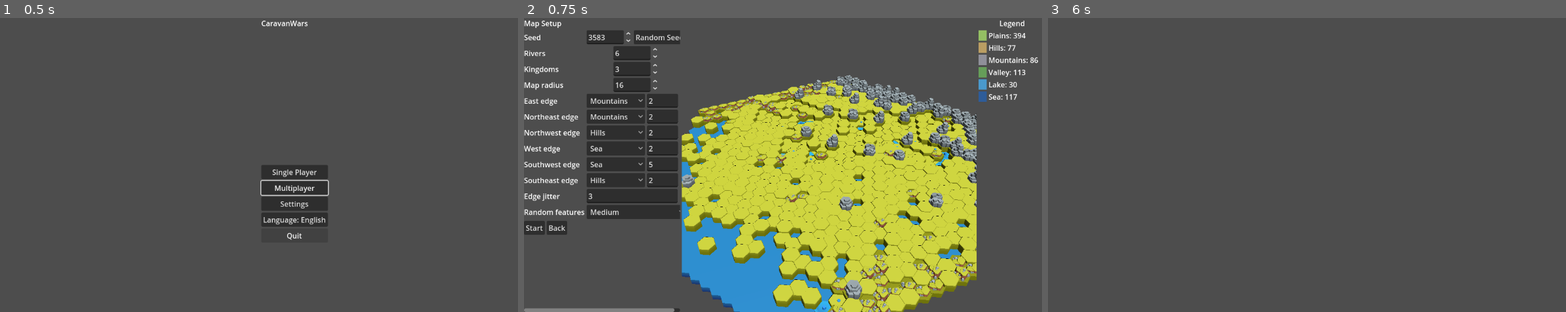
Above: before the commit, frames 1-3 (left to right).
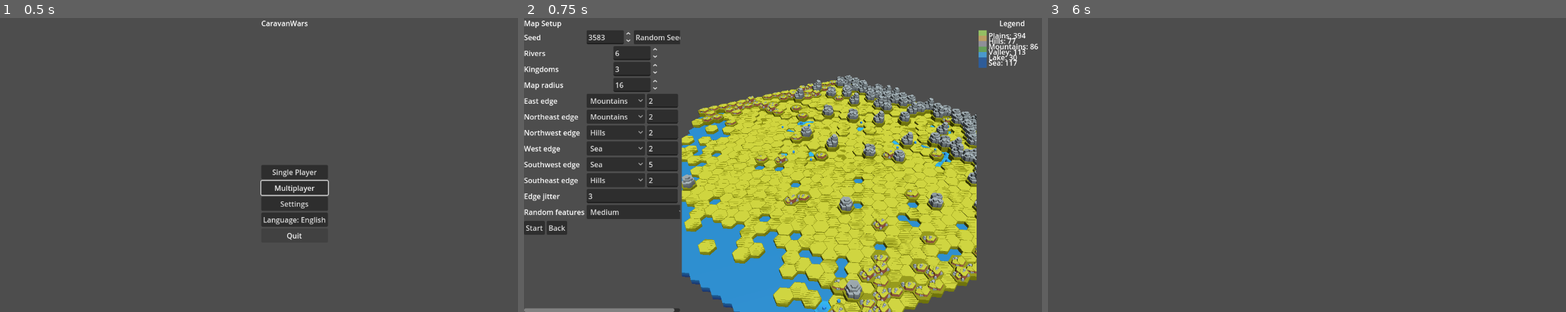
Above: after the commit, the same moments.

Repository: sepa79/CaravanWars
Game: Godot game, scene res://scenes/Main.tscn
The game is run twice, just before and just after one commit, with the same random seed, the same clock (stepped at 60 frames per second) and the same inputs.
Inputs (mouse positions are in pixels of both pictures, inside the frame that each line leads up to):
- Up to frame 1 (0.5 s): no input
- Up to frame 2 (0.75 s): click "Single Player" at 0.5 s
- Up to frame 3 (6 s): click (1534, 32) at 1.27 s; click (1534, 38) at 2.02 s; click (1534, 41) at 2.77 s; click (1534, 47) at 3.52 s; click (1534, 53) at 4.27 s; click (1534, 59) at 5.02 s; click "Start" at 5.75 s

Frame 1 is identical in both runs. In frame 2, 11% of the frame differs, in the area x 30-100%, y 6-100%; in frame 3, nothing differs.

Commit message:
fix: align land heights and legend toggles

Diff:
--- a/game/ui/MapSetupScreen.gd
+++ b/game/ui/MapSetupScreen.gd
@@ -709,14 +709,24 @@
             var entry_id := String(entry.get("id", ""))
             if entry_id.is_empty():
                 continue
+            var base_color: Color = entry.get("color", Color.WHITE)
+            var button := Button.new()
+            button.name = "%sToggle" % entry_id.capitalize()
+            button.toggle_mode = true
+            button.button_pressed = true
+            button.flat = true
+            button.focus_mode = Control.FOCUS_NONE
+            button.size_flags_horizontal = Control.SIZE_EXPAND_FILL
+            button.mouse_default_cursor_shape = Control.CURSOR_POINTING_HAND
             var row := HBoxContainer.new()
             row.name = "%sRow" % entry_id.capitalize()
             row.size_flags_horizontal = Control.SIZE_EXPAND_FILL
             row.alignment = BoxContainer.ALIGNMENT_BEGIN
+            button.add_child(row)
             var swatch := ColorRect.new()
             swatch.custom_minimum_size = LEGEND_SWATCH_SIZE
             swatch.size_flags_vertical = Control.SIZE_FILL
-            swatch.color = entry.get("color", Color.WHITE)
+            swatch.color = base_color
             swatch.mouse_filter = Control.MOUSE_FILTER_IGNORE
             var label := Label.new()
             label.name = "%sLabel" % entry_id.capitalize()
@@ -725,11 +735,15 @@
             label.mouse_filter = Control.MOUSE_FILTER_IGNORE
             row.add_child(swatch)
             row.add_child(label)
-            _legend_entries_container.add_child(row)
+            _legend_entries_container.add_child(button)
+            button.toggled.connect(_on_legend_entry_toggled.bind(entry_id))
             _legend_rows[entry_id] = {
                 "label": label,
                 "swatch": swatch,
+                "button": button,
+                "color": base_color,
             }
+            _on_legend_entry_toggled(entry_id, true)
     for entry in REGION_LEGEND_ENTRIES:
         var entry_id := String(entry.get("id", ""))
         if entry_id.is_empty():
@@ -764,6 +778,34 @@
             return true
     return false
 
+func _on_legend_entry_toggled(entry_id: String, enabled: bool) -> void:
+    if map_view != null:
+        map_view.set_region_visibility(entry_id, enabled)
+    _update_legend_entry_visual(entry_id)
+
+func _update_legend_entry_visual(entry_id: String) -> void:
+    var row_entry: Dictionary = _legend_rows.get(entry_id, {})
+    var button: Button = null
+    if row_entry.has("button") and row_entry["button"] is Button:
+        button = row_entry["button"] as Button
+    var swatch: ColorRect = null
+    if row_entry.has("swatch") and row_entry["swatch"] is ColorRect:
+        swatch = row_entry["swatch"] as ColorRect
+    var label: Label = null
+    if row_entry.has("label") and row_entry["label"] is Label:
+        label = row_entry["label"] as Label
+    var base_color: Color = row_entry.get("color", Color.WHITE)
+    var is_enabled := true
+    if button != null:
+        is_enabled = button.button_pressed
+    var alpha := 1.0 if is_enabled else 0.5
+    if swatch != null:
+        var color := base_color
+        color.a = alpha
+        swatch.color = color
+    if label != null:
+        label.modulate = Color(1.0, 1.0, 1.0, 1.0) if is_enabled else Color(1.0, 1.0, 1.0, 0.65)
+
 func _update_legend_texts() -> void:
     if legend_container == null:
         return
@@ -786,3 +828,4 @@
             "name": localized_name,
             "count": count_value,
         })
+        _update_legend_entry_visual(entry_id)
--- a/game/ui/MapView.gd
+++ b/game/ui/MapView.gd
@@ -125,6 +125,8 @@
 const LAND_ELEVATION_SCALE: float = 1.0
 const LAND_BASE_MIN_HEIGHT: float = 0.05
 const LAND_SURFACE_PIVOT_EPSILON: float = 0.0001
+const TERRAIN_TRANSPARENCY_VISIBLE: float = 0.0
+const TERRAIN_TRANSPARENCY_DIMMED: float = 0.5
 
 var map_data: Dictionary = {}
 
@@ -145,6 +147,7 @@
 var _is_panning: bool = false
 var _is_rotating: bool = false
 var _show_rivers: bool = true
+var _region_transparency: Dictionary = {}
 
 var _viewport: SubViewport
 var _terrain_root: Node3D
@@ -192,6 +195,11 @@
 func set_show_rivers(value: bool) -> void:
     _show_rivers = value
     _update_river_visibility()
+
+func set_region_visibility(region: String, fully_visible: bool) -> void:
+    var transparency := TERRAIN_TRANSPARENCY_VISIBLE if fully_visible else TERRAIN_TRANSPARENCY_DIMMED
+    _region_transparency[region] = transparency
+    _apply_region_transparency(region)
 
 func set_show_cities(_value: bool) -> void:
     pass
@@ -397,23 +405,39 @@
 func _ensure_region_layers() -> void:
     if _terrain_root == null:
         return
+    var land_surfaces: Dictionary = _mesh_library.get("land_surfaces", {})
     var land_base_mesh: Mesh = _mesh_library.get("land_base")
     if land_base_mesh != null:
-        var base_instance: MultiMeshInstance3D = _region_layers.get("land_base", null)
-        if base_instance == null:
-            base_instance = MultiMeshInstance3D.new()
-            base_instance.name = "LandBaseLayer"
-            base_instance.unique_name_in_owner = true
-            _terrain_root.add_child(base_instance)
-            _region_layers["land_base"] = base_instance
-        if base_instance.multimesh == null:
-            base_instance.multimesh = MultiMesh.new()
-        base_instance.multimesh.transform_format = MultiMesh.TRANSFORM_3D
-        base_instance.multimesh.mesh = land_base_mesh
+        if _region_layers.has("land_base") and typeof(_region_layers["land_base"]) != TYPE_DICTIONARY:
+            var legacy_base: Variant = _region_layers["land_base"]
+            if legacy_base is MultiMeshInstance3D and is_instance_valid(legacy_base):
+                (legacy_base as MultiMeshInstance3D).queue_free()
+            _region_layers.erase("land_base")
+        if not _region_layers.has("land_base") or typeof(_region_layers["land_base"]) != TYPE_DICTIONARY:
+            _region_layers["land_base"] = {}
+        var base_layers: Dictionary = _region_layers["land_base"]
+        for region in land_surfaces.keys():
+            var base_instance: MultiMeshInstance3D = base_layers.get(region, null)
+            if base_instance == null:
+                base_instance = MultiMeshInstance3D.new()
+                base_instance.name = "%sBaseLayer" % region.capitalize()
+                base_instance.unique_name_in_owner = true
+                _terrain_root.add_child(base_instance)
+                base_layers[region] = base_instance
+            if base_instance.multimesh == null:
+                base_instance.multimesh = MultiMesh.new()
+            base_instance.multimesh.transform_format = MultiMesh.TRANSFORM_3D
+            base_instance.multimesh.mesh = land_base_mesh
+            base_instance.transparency = _get_region_transparency(region)
+    elif _region_layers.has("land_base") and typeof(_region_layers["land_base"]) == TYPE_DICTIONARY:
+        var base_layers: Dictionary = _region_layers["land_base"]
+        for instance_variant in base_layers.values():
+            if instance_variant is MultiMeshInstance3D:
+                (instance_variant as MultiMeshInstance3D).queue_free()
+        _region_layers.erase("land_base")
     if not _region_layers.has("land_surfaces") or typeof(_region_layers["land_surfaces"]) != TYPE_DICTIONARY:
         _region_layers["land_surfaces"] = {}
     var surface_layers: Dictionary = _region_layers["land_surfaces"]
-    var land_surfaces: Dictionary = _mesh_library.get("land_surfaces", {})
     for region in land_surfaces.keys():
         var region_layers_variant: Variant = surface_layers.get(region)
         if typeof(region_layers_variant) != TYPE_DICTIONARY:
@@ -466,24 +490,27 @@
                 existing_instance.multimesh = MultiMesh.new()
         existing_instance.multimesh.transform_format = MultiMesh.TRANSFORM_3D
         existing_instance.multimesh.mesh = mesh
+        existing_instance.transparency = _get_region_transparency(region)
+    _apply_all_region_transparency()
 
 func _ensure_surface_layer_instance(region_layers: Dictionary, region: String, variant_key: String, mesh: Mesh) -> void:
-    var existing_instance: MultiMeshInstance3D = region_layers.get(variant_key, null)
-    if existing_instance == null:
+    var instance: MultiMeshInstance3D = region_layers.get(variant_key, null)
+    if instance == null:
         var multimesh := MultiMesh.new()
         multimesh.transform_format = MultiMesh.TRANSFORM_3D
         multimesh.mesh = mesh
-        var instance := MultiMeshInstance3D.new()
+        instance = MultiMeshInstance3D.new()
         instance.name = _format_surface_layer_name(region, variant_key)
         instance.unique_name_in_owner = true
         instance.multimesh = multimesh
         _terrain_root.add_child(instance)
         region_layers[variant_key] = instance
-        return
-    if existing_instance.multimesh == null:
-        existing_instance.multimesh = MultiMesh.new()
-    existing_instance.multimesh.transform_format = MultiMesh.TRANSFORM_3D
-    existing_instance.multimesh.mesh = mesh
+    else:
+        if instance.multimesh == null:
+            instance.multimesh = MultiMesh.new()
+        instance.multimesh.transform_format = MultiMesh.TRANSFORM_3D
+        instance.multimesh.mesh = mesh
+    instance.transparency = _get_region_transparency(region)
 
 func _format_surface_layer_name(region: String, variant_key: String) -> String:
     var name_prefix := region.capitalize()
@@ -543,6 +570,41 @@
                 max_corner.z = max(max_corner.z, corner.z)
     return AABB(min_corner, max_corner - min_corner)
 
+func _get_region_transparency(region: String) -> float:
+    var stored: Variant = _region_transparency.get(region, TERRAIN_TRANSPARENCY_VISIBLE)
+    if typeof(stored) == TYPE_FLOAT or typeof(stored) == TYPE_INT:
+        return clampf(float(stored), 0.0, 1.0)
+    return TERRAIN_TRANSPARENCY_VISIBLE
+
+func _apply_region_transparency(region: String) -> void:
+    var transparency := _get_region_transparency(region)
+    if _region_layers.has("land_base") and typeof(_region_layers["land_base"]) == TYPE_DICTIONARY:
+        var base_layers: Dictionary = _region_layers["land_base"]
+        if base_layers.has(region):
+            var base_instance: Variant = base_layers[region]
+            if base_instance is MultiMeshInstance3D:
+                (base_instance as MultiMeshInstance3D).transparency = transparency
+    if _region_layers.has("land_surfaces") and typeof(_region_layers["land_surfaces"]) == TYPE_DICTIONARY:
+        var surface_layers: Dictionary = _region_layers["land_surfaces"]
+        if surface_layers.has(region):
+            var variant_layers_variant: Variant = surface_layers[region]
+            if typeof(variant_layers_variant) == TYPE_DICTIONARY:
+                var variant_layers: Dictionary = variant_layers_variant
+                for variant_key in variant_layers.keys():
+                    var instance_variant: Variant = variant_layers[variant_key]
+                    if instance_variant is MultiMeshInstance3D:
+                        (instance_variant as MultiMeshInstance3D).transparency = transparency
+    if _region_layers.has("water") and typeof(_region_layers["water"]) == TYPE_DICTIONARY:
+        var water_layers: Dictionary = _region_layers["water"]
+        if water_layers.has(region):
+            var water_instance: Variant = water_layers[region]
+            if water_instance is MultiMeshInstance3D:
+                (water_instance as MultiMeshInstance3D).transparency = transparency
+
+func _apply_all_region_transparency() -> void:
+    for region in _region_transparency.keys():
+        _apply_region_transparency(String(region))
+
 func _refresh_layers_if_needed() -> void:
     if not _needs_refresh:
         return
@@ -562,21 +624,21 @@
     if _region_layers.has("land_surfaces") and typeof(_region_layers["land_surfaces"]) == TYPE_DICTIONARY:
         land_surface_layers = _region_layers["land_surfaces"]
     var ordered_land_regions: Array = _ordered_land_regions(land_surfaces)
-    var land_base_instance: MultiMeshInstance3D = _region_layers.get("land_base", null)
-    var land_base_multimesh: MultiMesh = null
-    var land_base_mesh: Mesh = null
-    if land_base_instance != null:
-        land_base_multimesh = land_base_instance.multimesh
-        if land_base_multimesh != null:
-            land_base_mesh = land_base_multimesh.mesh
+    var land_base_layers: Dictionary = {}
+    if _region_layers.has("land_base") and typeof(_region_layers["land_base"]) == TYPE_DICTIONARY:
+        land_base_layers = _region_layers["land_base"]
+    var land_base_mesh: Mesh = _mesh_library.get("land_base")
     var land_base_aabb := AABB()
     if land_base_mesh != null:
         land_base_aabb = land_base_mesh.get_aabb()
     var surface_counts: Dictionary = {}
-    var land_entry_count: int = 0
     for region in ordered_land_regions:
-        var mesh_map: Dictionary = land_surfaces[region]
+        var mesh_map_variant: Variant = land_surfaces.get(region, {})
         var hex_entries: Array = grouped_hexes.get(region, [])
+        if typeof(mesh_map_variant) != TYPE_DICTIONARY:
+            surface_counts[region] = {}
+            continue
+        var mesh_map: Dictionary = mesh_map_variant
         var region_counts: Dictionary = {}
         for entry_variant in hex_entries:
             if typeof(entry_variant) != TYPE_DICTIONARY:
@@ -588,11 +650,8 @@
                 continue
             if not mesh_map.has(variant_key):
                 continue
-            land_entry_count += 1
             region_counts[variant_key] = int(region_counts.get(variant_key, 0)) + 1
         surface_counts[region] = region_counts
-    if land_base_multimesh != null:
-        land_base_multimesh.instance_count = land_entry_count
     var surface_indices: Dictionary = {}
     for region in land_surface_layers.keys():
         var variant_layers_variant: Variant = land_surface_layers.get(region)
@@ -611,17 +670,29 @@
             instance.multimesh.instance_count = int(region_counts.get(variant_key, 0))
             variant_indices[variant_key] = 0
         surface_indices[region] = variant_indices
-    var base_index: int = 0
+    var base_indices: Dictionary = {}
     for region in ordered_land_regions:
         var mesh_map_variant: Variant = land_surfaces.get(region, {})
-        if typeof(mesh_map_variant) != TYPE_DICTIONARY:
-            continue
-        var mesh_map: Dictionary = mesh_map_variant
+        var mesh_map: Dictionary = {}
+        if typeof(mesh_map_variant) == TYPE_DICTIONARY:
+            mesh_map = mesh_map_variant
         var variant_layers_variant: Variant = land_surface_layers.get(region, {})
         var variant_layers: Dictionary = {}
         if typeof(variant_layers_variant) == TYPE_DICTIONARY:
             variant_layers = variant_layers_variant
+        var variant_counts_variant: Variant = surface_indices.get(region, {})
+        var variant_counts: Dictionary = {}
+        if typeof(variant_counts_variant) == TYPE_DICTIONARY:
+            variant_counts = variant_counts_variant
         var hex_entries: Array = grouped_hexes.get(region, [])
+        var base_instance_variant: Variant = land_base_layers.get(region)
+        var base_multimesh: MultiMesh = null
+        if base_instance_variant is MultiMeshInstance3D:
+            var base_instance := base_instance_variant as MultiMeshInstance3D
+            base_multimesh = base_instance.multimesh
+            if base_multimesh != null:
+                base_multimesh.instance_count = hex_entries.size()
+        var base_index := 0
         for entry_variant in hex_entries:
             if typeof(entry_variant) != TYPE_DICTIONARY:
                 continue
@@ -630,9 +701,9 @@
             var world_center := _axial_to_world(axial)
             var world_height := _world_height_from_entry(entry)
             var base_scale: float = max(world_height, LAND_BASE_MIN_HEIGHT)
-            if land_base_multimesh != null and base_index < land_base_multimesh.instance_count:
+            if base_multimesh != null and base_index < base_multimesh.instance_count:
                 var base_transform := _make_land_base_transform(world_center, world_height, base_scale)
-                land_base_multimesh.set_instance_transform(base_index, base_transform)
+                base_multimesh.set_instance_transform(base_index, base_transform)
                 if land_base_mesh != null:
                     var transformed_base := _transform_aabb(land_base_aabb, base_transform)
                     var merged_base := _merge_bounds_with_aabb(min_pos, max_pos, has_positions, transformed_base)
@@ -645,6 +716,8 @@
                     max_pos = merged_base_point.get("max", max_pos)
                     has_positions = bool(merged_base_point.get("has", has_positions))
                 base_index += 1
+            if mesh_map.is_empty():
+                continue
             var variant_key := _select_land_surface_variant(region, axial)
             if variant_key.is_empty():
                 continue
@@ -656,10 +729,6 @@
             if surface_instance == null or surface_instance.multimesh == null:
                 continue
             var surface_multimesh := surface_instance.multimesh
-            var variant_counts_variant: Variant = surface_indices.get(region, {})
-            var variant_counts: Dictionary = {}
-            if typeof(variant_counts_variant) == TYPE_DICTIONARY:
-                variant_counts = variant_counts_variant
             var variant_index := int(variant_counts.get(variant_key, 0))
             if variant_index >= surface_multimesh.instance_count:
                 continue
@@ -684,8 +753,16 @@
                 has_positions = bool(merged_surface_point.get("has", has_positions))
             variant_counts[variant_key] = variant_index + 1
             surface_indices[region] = variant_counts
-    if land_base_multimesh != null:
-        land_base_multimesh.instance_count = base_index
+        base_indices[region] = base_index
+    for region in land_base_layers.keys():
+        var base_instance_variant: Variant = land_base_layers[region]
+        if not (base_instance_variant is MultiMeshInstance3D):
+            continue
+        var base_instance := base_instance_variant as MultiMeshInstance3D
+        if base_instance.multimesh == null:
+            continue
+        var final_count_variant: Variant = base_indices.get(region, 0)
+        base_instance.multimesh.instance_count = int(final_count_variant)
     for region in surface_indices.keys():
         var variant_layers_variant: Variant = land_surface_layers.get(region, {})
         if typeof(variant_layers_variant) != TYPE_DICTIONARY:
@@ -751,6 +828,7 @@
         _camera_pan_bounds_min = Vector2.ZERO
         _camera_pan_bounds_max = Vector2.ZERO
     _update_camera_framing()
+    _apply_all_region_transparency()
 
 func _group_hexes_by_region() -> Dictionary:
     if not map_data.has("hexes"):
@@ -813,7 +891,7 @@
         var safe_height: float = max(height, LAND_SURFACE_PIVOT_EPSILON)
         var y_scale: float = base_scale / safe_height
         basis = basis.scaled(Vector3(1.0, y_scale, 1.0))
-        origin.y = world_height - min_y * y_scale
+        origin.y = world_height - max_y * y_scale
     else:
         origin.y = world_height - min_y
     return Transform3D(basis, origin)
Not shown, changed: CHANGELOG.md
